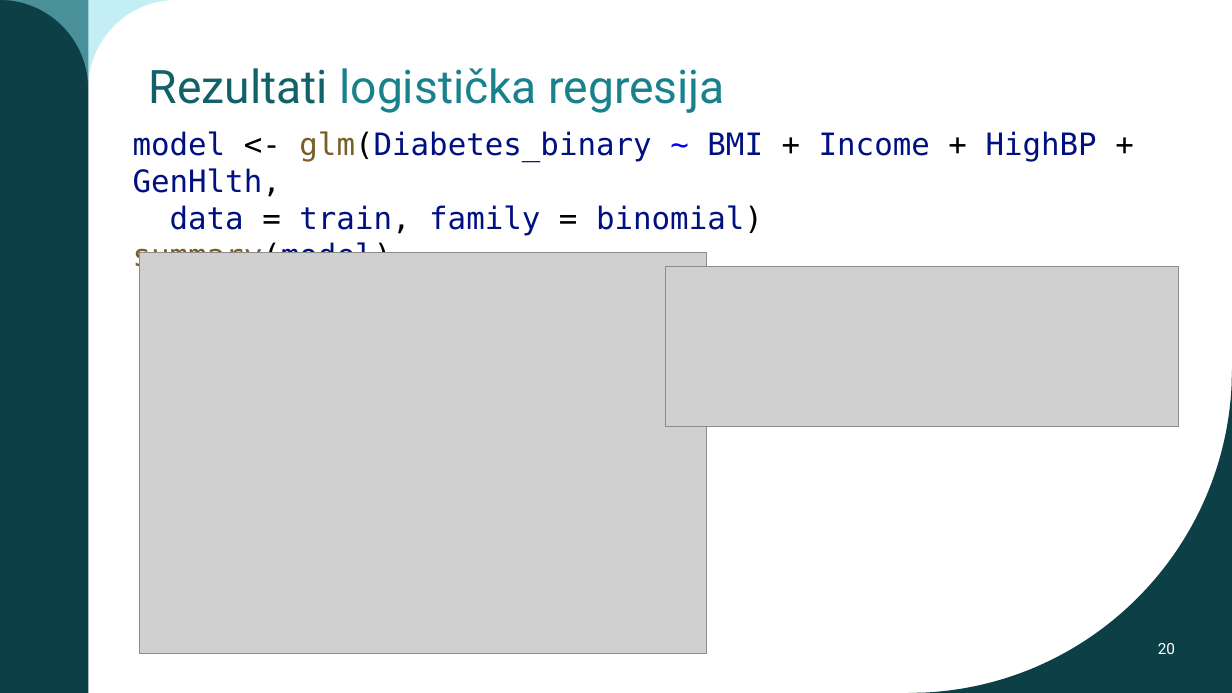
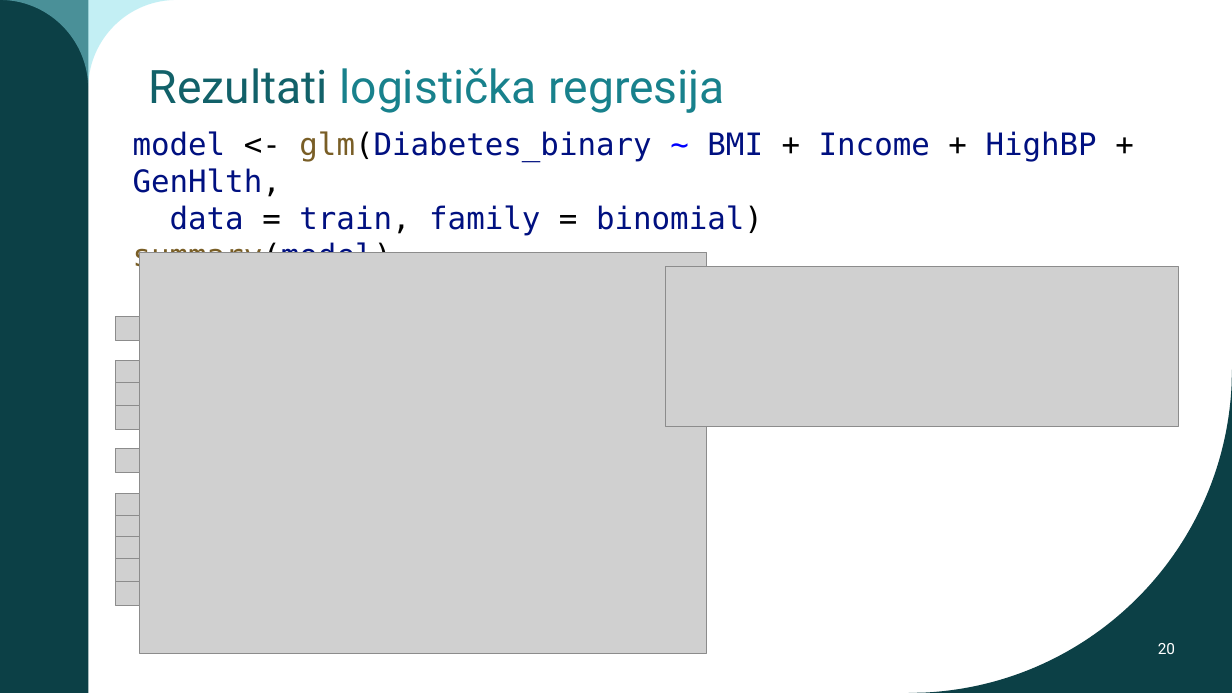
Before and after one commit to jfletcher20/diabetes-health-indicators-analysis, a slide deck: slide 20 of documentation/documentation.pptx. Drawn at 1232x693 pixels with LibreOffice and Linux fonts; fonts in the diff are those of the drawing; grey boxes stand for pictures; background and template pictures are left out. Boxes give left, top, right and bottom in pixels: in the first picture for what was removed or moved away, otherwise in the second. Text is boxed around its words. In the diff, an @@ line names an element or a change of style, - is before the commit and + after.

```diff
--- a/documentation/documentation.pptx
+++ b/documentation/documentation.pptx
@@ picture added at box(116, 316, 140, 340) @@
@@ picture added at box(116, 360, 140, 384) @@
@@ picture added at box(116, 383, 140, 407) @@
@@ picture added at box(116, 406, 140, 430) @@
@@ picture added at box(116, 449, 140, 473) @@
@@ picture added at box(116, 494, 140, 518) @@
@@ picture added at box(116, 516, 140, 540) @@
@@ picture added at box(116, 537, 140, 561) @@
@@ picture added at box(116, 559, 140, 583) @@
@@ picture added at box(116, 581, 140, 605) @@
```
Also in this commit, not shown: 8 other slides changed.
